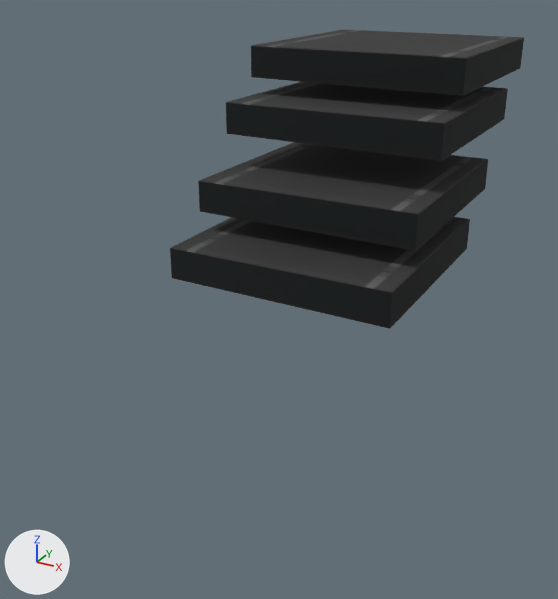
Two versions of the glTF model gltf/isolateBlock/tel_louti.glb, one commit apart.
One viewpoint serves both versions: a 50 mm lens placed at (139.0, -317.0, 36.0), pointed at (-12.0, -43.0, -102.0). Every picture has the same lights, and +X, +Y and +Z are marked at lower left. Where no turn or scale is listed for an object, it has been applied to the vertices. Vertices at the same position are counted once.

Objects in the first picture: 'tel_louti'.
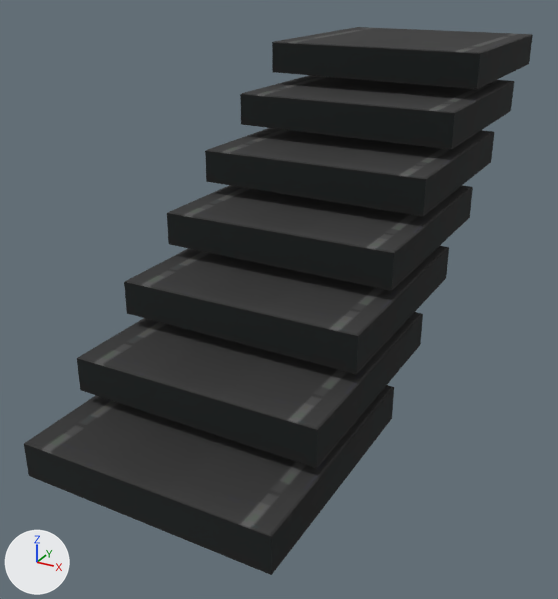
Boxes [x1, y1, x2, y2] around the edits, measured in the pictures (558 x 599 px; the box of a moved part takes in the faces that stretch with it):
```json
{"object": "tel_louti", "change": "reshaped, moved", "before": [170, 30, 524, 329], "after": [24, 27, 533, 575], "on screen": "44% wider, 83% taller"}
{"part": 1, "of": "me_tel_louti", "change": "moved or reshaped", "before": [251, 30, 524, 96], "after": [272, 27, 533, 89]}
{"part": 2, "of": "me_tel_louti", "change": "moved or reshaped", "before": [226, 82, 508, 161], "after": [240, 75, 514, 149]}
{"part": 3, "of": "me_tel_louti", "change": "moved or reshaped", "before": [198, 142, 488, 251], "after": [205, 128, 494, 216]}
{"part": 4, "of": "me_tel_louti", "change": "moved or reshaped", "before": [170, 217, 470, 329], "after": [167, 185, 473, 291]}
{"part": 5, "of": "me_tel_louti", "change": "added", "after": [124, 246, 449, 374], "on screen": "black"}
{"part": 6, "of": "me_tel_louti", "change": "added", "after": [77, 312, 423, 468], "on screen": "black"}
{"part": 7, "of": "me_tel_louti", "change": "added", "after": [24, 385, 394, 575], "on screen": "black"}
```

Edits to the scene script, one JSON object a line:
```json
{"block": "me_tel_louti", "where": "me_tel_louti.from_pydata(...)  # 48 vertices, 72 faces; spans x -50.0..50.0, y -69.0..100.0, z -91.0..0.0"}
{"block": "me_tel_louti", "where": "# used by ob_tel_louti; location = (0.0, 0.0, 0.0)"}
{"block": "me_tel_louti", "change": "me_tel_louti part 1: the loose piece of 12 vertices spanning x -50.0..50.0, y 0.0..100.0, z -15.0..0.0 is moved by (0.0, -10.0, 0.0)"}
{"block": "me_tel_louti", "change": "me_tel_louti part 2: the loose piece of 12 vertices spanning x -50.0..50.0, y -22.0..78.0, z -37.0..-22.0 is moved by (0.0, -17.0, 2.0)"}
{"block": "me_tel_louti", "change": "me_tel_louti part 3: the loose piece of 12 vertices spanning x -50.0..50.0, y -46.0..54.0, z -67.0..-52.0 is moved by (0.0, -24.0, 12.0)"}
{"block": "me_tel_louti", "change": "me_tel_louti part 4: the loose piece of 12 vertices spanning x -50.0..50.0, y -69.0..31.0, z -91.0..-76.0 is moved by (0.0, -31.0, 16.0)"}
{"block": "me_tel_louti", "change": "me_tel_louti part 5: the loose piece of 12 vertices spanning x -50.0..50.0, y -69.0..31.0, z -91.0..-76.0 is copied, and the copy is moved by (0.0, -61.0, -4.0); it spans x -50.0..50.0, y -130.0..-30.0, z -95.0..-80.0"}
{"block": "me_tel_louti", "change": "me_tel_louti part 6: the loose piece of 12 vertices spanning x -50.0..50.0, y -69.0..31.0, z -91.0..-76.0 is copied, and the copy is moved by (0.0, -91.0, -24.0); it spans x -50.0..50.0, y -160.0..-60.0, z -115.0..-100.0"}
{"block": "me_tel_louti", "change": "me_tel_louti part 7: the loose piece of 12 vertices spanning x -50.0..50.0, y -69.0..31.0, z -91.0..-76.0 is copied, and the copy is moved by (0.0, -121.0, -44.0); it spans x -50.0..50.0, y -190.0..-90.0, z -135.0..-120.0"}
{"op": "set", "path": "ob_tel_louti.location", "old": "(0.0, 0.0, 0.0)", "new": "(0.0, 30.0, 0.0)"}
```
